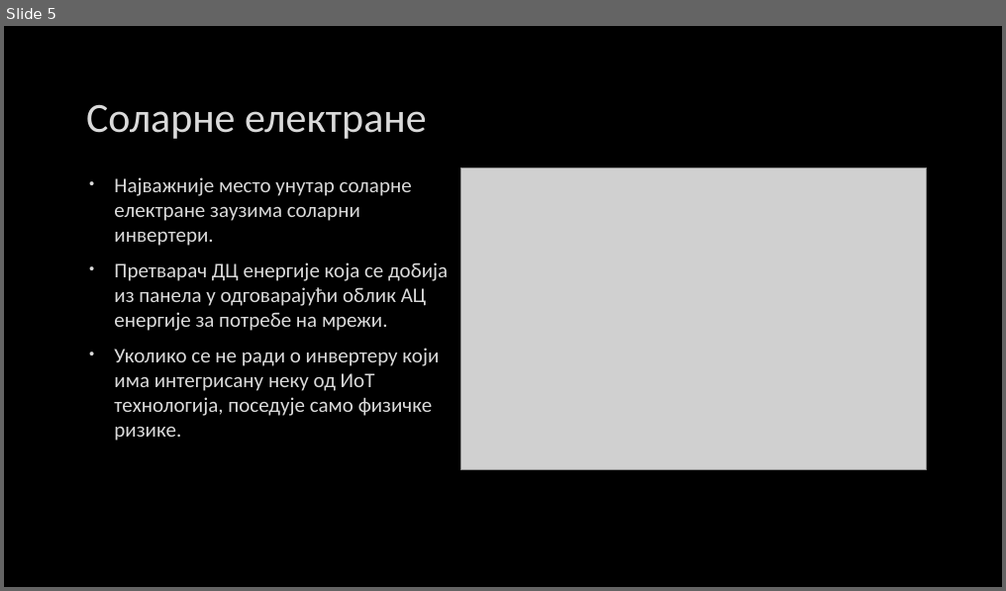
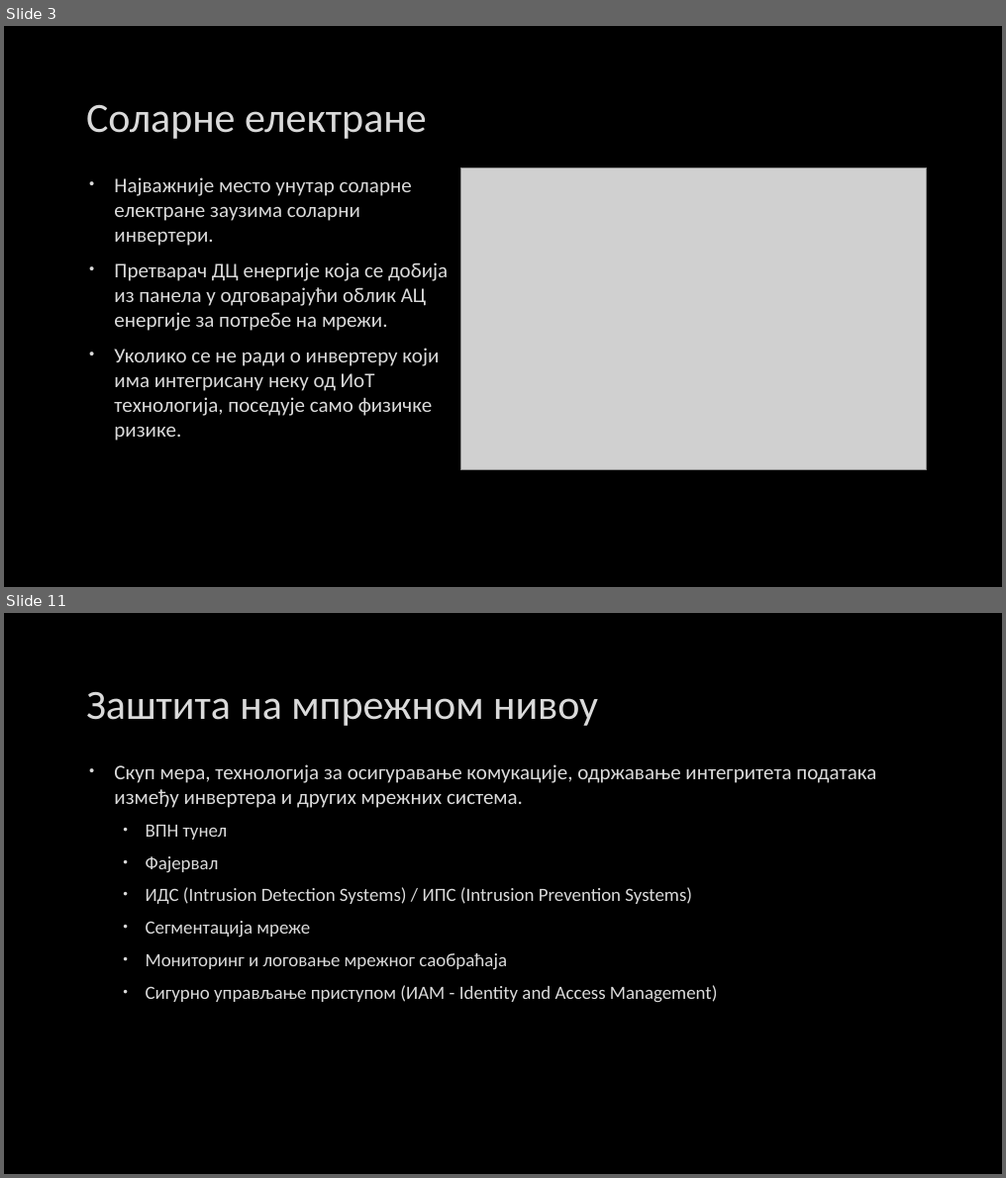
Before and after one commit to Vukasin211/Diplomski-rad, a slide deck: Сајбер безбедност соларних инвертера.pptx. Shown one above the other, each under a label of ours: slide 5 before the commit, slides 3 and 11 after it; the slides between them are not shown. The pictures are 1006x591 and 1006x1178 pixels, drawn with LibreOffice and Linux fonts; fonts in the diff are those of the drawing; grey boxes stand for pictures; background and template pictures are left out. Boxes give left, top, right and bottom in pixels: in the first picture for what was removed or moved away, otherwise in the second. Text is boxed around its words. In the diff, an @@ line names an element or a change of style, - is before the commit and + after.

```diff
--- a/Сајбер безбедност соларних инвертера.pptx
+++ b/Сајбер безбедност соларних инвертера.pptx
@@ slide 11 added at (4,613,1002,1174), background picture (left out) @@
@@ title added at (86,691,598,726), 40 pt, text #DADADA @@
+Заштита на мпрежном нивоу
@@ text added at (114,764,876,1003), 18 pt, text #DADADA @@
+• Скуп мера, технологија за осигуравање комукације, одржавање интегритета података између инвертера и других мрежних система.
+  • ВПН тунел
+  • Фајервал
+  • ИДС (Intrusion Detection Systems) / ИПС (Intrusion Prevention Systems)
+  • Сегментација мреже
+  • Мониторинг и логовање мрежног саобраћаја
+  • Сигурно управљање приступом (ИАМ - Identity and Access Management)
@@ what was slide 5 is now slide 3 @@
```
Also in this commit, not shown: 4 slides changed, 20 other slides added, 10 slides removed, 20 other files.
